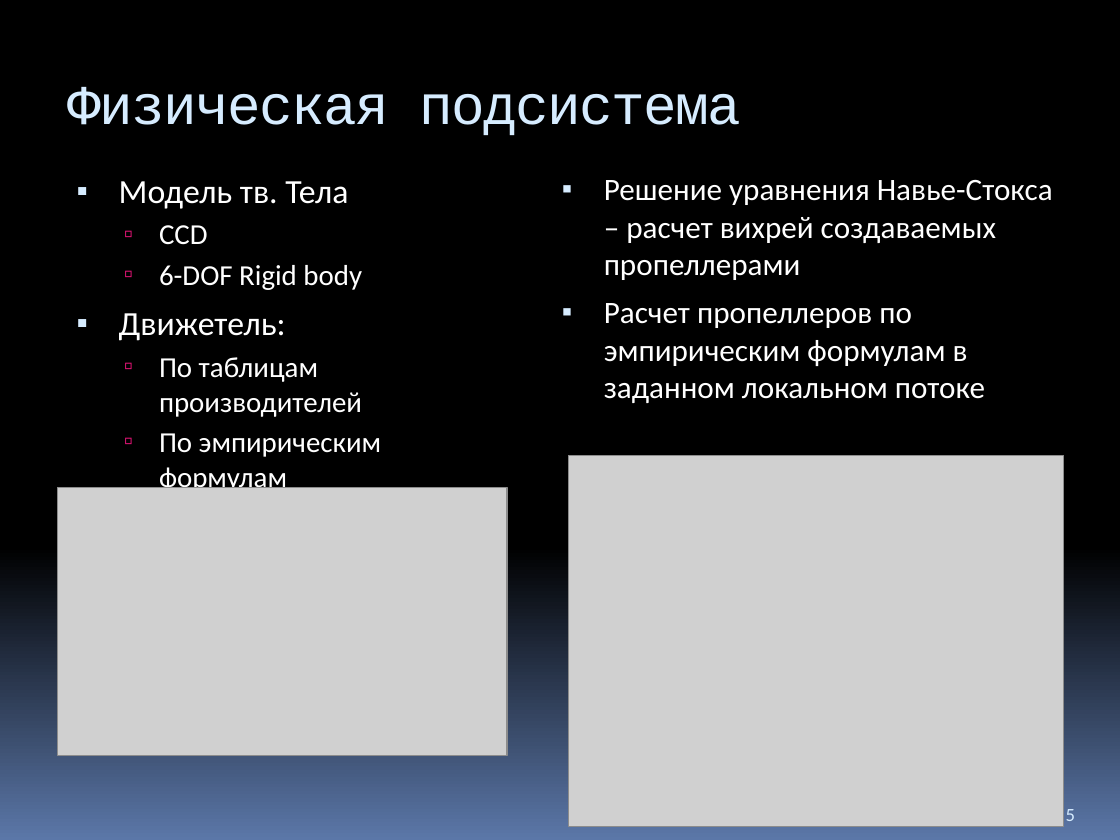
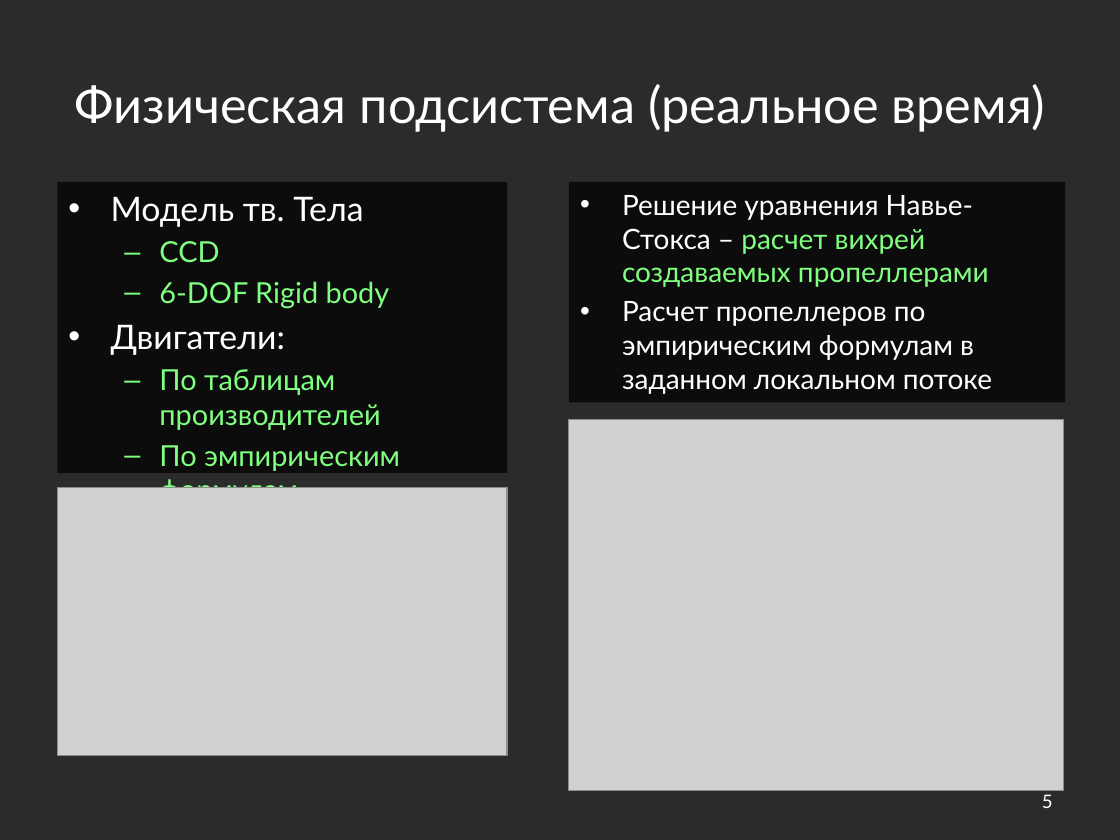
Before and after one commit to yaceq/quadro-xds, a slide deck: slide 5 of Docs/Medias2012.pptx. Drawn at 1120x840 pixels with LibreOffice and Linux fonts; fonts in the diff are those of the drawing; grey boxes stand for pictures; background and template pictures are left out; a plain dark background stands for a picture behind light text. Boxes give left, top, right and bottom in pixels: in the first picture for what was removed or moved away, otherwise in the second. Text is boxed around its words. In the diff, an @@ line names an element or a change of style, - is before the commit and + after.

```diff
--- a/Docs/Medias2012.pptx
+++ b/Docs/Medias2012.pptx
@@ background gradient #000000 to #5B77A8 to picture (left out) @@
@@ title "Физическая подсистема (реальное время)" at (75,84,1046,132): vertical alignment top to middle @@
@@ title at (75,84,1046,132): text changed; size 36 to 32.4 pt; font Courier New to Lato; text colour #D6ECFF to #FFFFFF @@
-Физическая подсистема
+Физическая подсистема (реальное время)
@@ text "Модель тв. Тела": place and size @@
-text "Модель тв. Тела" at (119,181,381,457)
+text "Модель тв. Тела" at (57,181,507,473)
@@ text "Модель тв. Тела" at (57,181,507,473): fill none to #000000 at 70% opacity @@
@@ text at (111,196,400,471): font Calibri to Lato in "Модель тв. Тела", "CCD", "6-DOF Rigid body", "По таблицам производителей" and 1 more places; text colour #FFFFFF to #80FF80 in "CCD", "6-DOF Rigid body", "По таблицам производителей", "По эмпирическим формулам"; bullet ▪ to •; less space between paragraphs; bullet ▫ to – @@
@@ text "Решение уравнения Навье-Стокса – расчет ...": place and size @@
-text "Решение уравнения Навье-Стокса – расчет ..." at (604,180,1053,403)
+text "Решение уравнения Навье-Стокса – расчет ..." at (569,181,1065,402)
@@ text "Решение уравнения Навье-Стокса – расчет ..." at (569,181,1065,402): size 20 to 18 pt, font Calibri to Lato; text colour #FFFFFF to #80FF80 in "расчет вихрей создаваемых пропеллерами"; bullet ▪ to •; less space between paragraphs; fill none to #000000 at 70% opacity @@
@@ text at (111,324,285,355): text changed; font Calibri to Lato @@
-▪ Движетель:
+• Двигатели:
@@ picture: place and size @@
-picture at (569,455,1064,825)
+picture at (569,419,1064,790)
@@ page number: place and size @@
-page number at (1066,809,1075,821)
+page number at (1042,794,1053,808)
@@ page number at (1042,794,1053,808): font Calibri to Lato, text colour #D6ECFF to #FFFFFF; alignment left to right; vertical alignment bottom to middle @@
```
Also in this commit, not shown: 11 other slides changed, 1 slide added, 1 slide removed, 1 other file.
